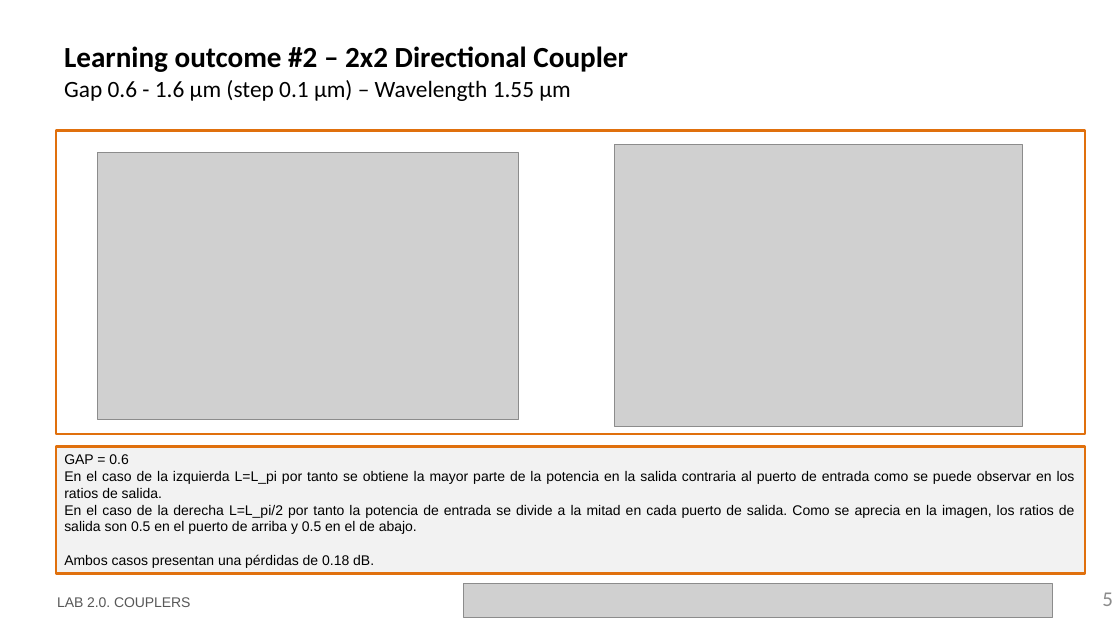
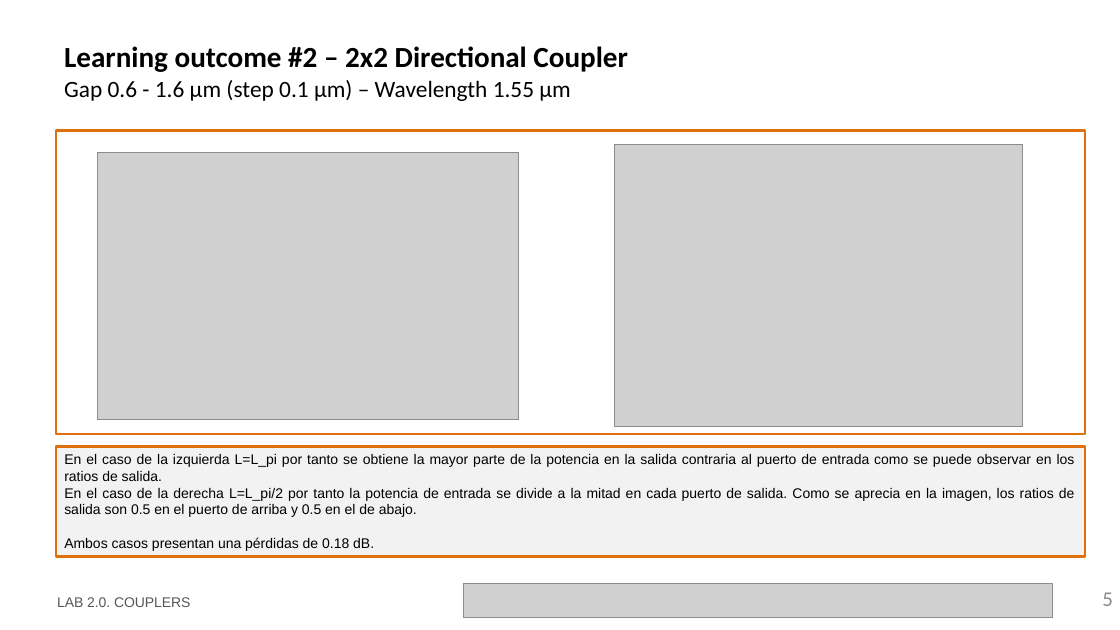
Before and after one commit to davidalcarria/pic-upv-lab2, a slide deck: slide 5 of LabBook_20.pptx. Drawn at 1120x630 pixels with LibreOffice and Linux fonts; fonts in the diff are those of the drawing; grey boxes stand for pictures; background and template pictures are left out. Boxes give left, top, right and bottom in pixels: in the first picture for what was removed or moved away, otherwise in the second. Text is boxed around its words. In the diff, an @@ line names an element or a change of style, - is before the commit and + after.

```diff
--- a/LabBook_20.pptx
+++ b/LabBook_20.pptx
@@ rectangle "En el caso de la ...": place and size @@
-rectangle "En el caso de la ..." at (56,447,1086,574)
+rectangle "En el caso de la ..." at (56,447,1086,557)
@@ text in rectangle at (64,454,128,464): paragraph removed @@
-GAP = 0.6
```
Also in this commit, not shown: 10 other slides changed, 1 slide added.
